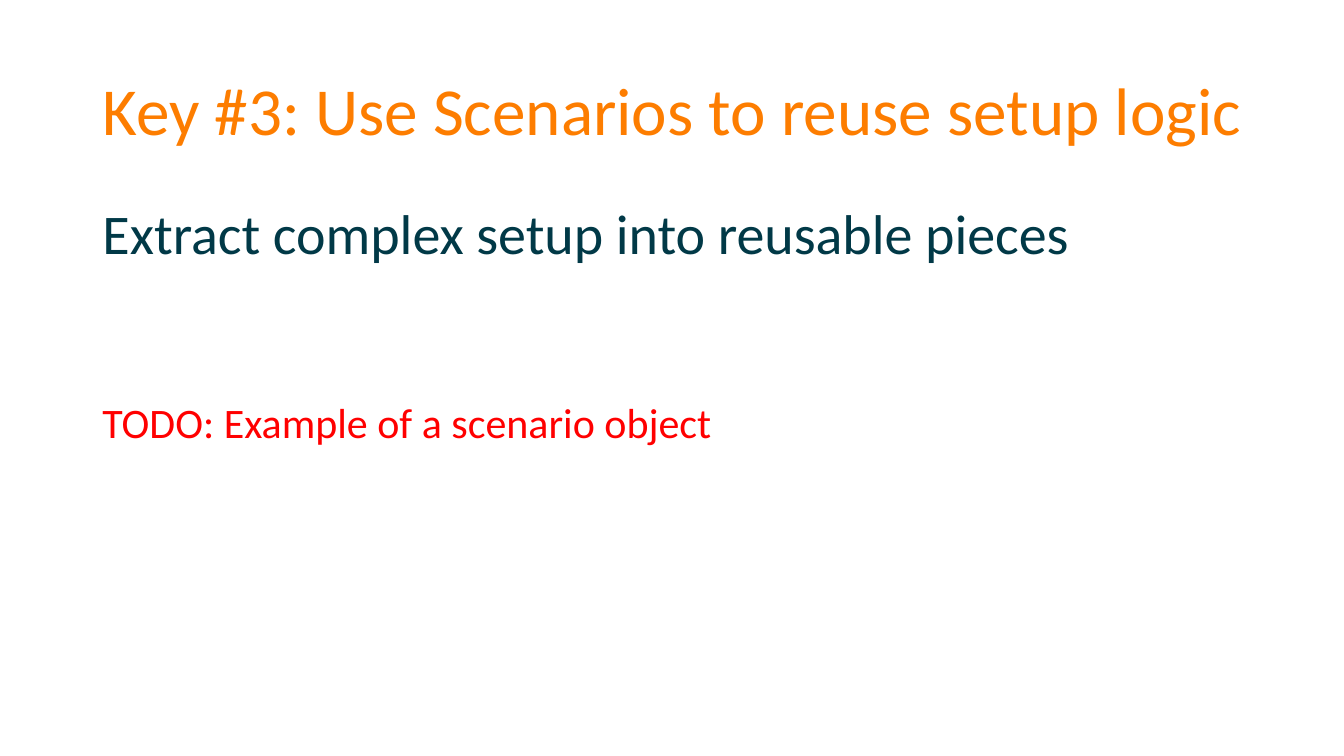
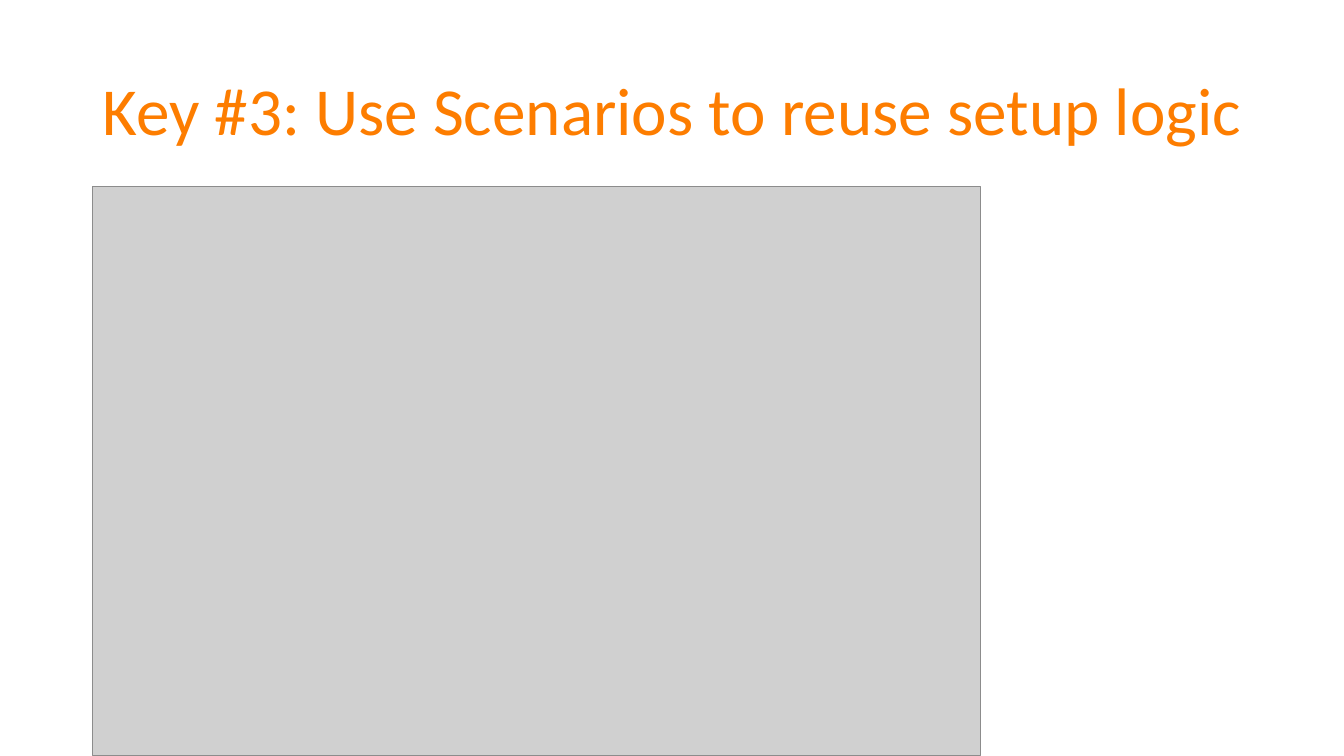
Before and after one commit to spetryjohnson/Talk-Patterns_of_Effective_Test_Setup, a slide deck: slide 69 of POETS - CodeMash 2017.pptx. Drawn at 1344x756 pixels with LibreOffice and Linux fonts; fonts in the diff are those of the drawing; grey boxes stand for pictures. Boxes give left, top, right and bottom in pixels: in the first picture for what was removed or moved away, otherwise in the second. Text is boxed around its words. In the diff, an @@ line names an element or a change of style, - is before the commit and + after.

```diff
--- a/POETS - CodeMash 2017.pptx
+++ b/POETS - CodeMash 2017.pptx
@@ picture added at box(93, 187, 981, 756) @@
@@ text removed at box(102, 215, 1068, 446) @@
-Extract complex setup into reusable pieces
-TODO: Example of a scenario object
```
Also in this commit, not shown: 2 other slides changed, 1 slide added, 4 other files.
